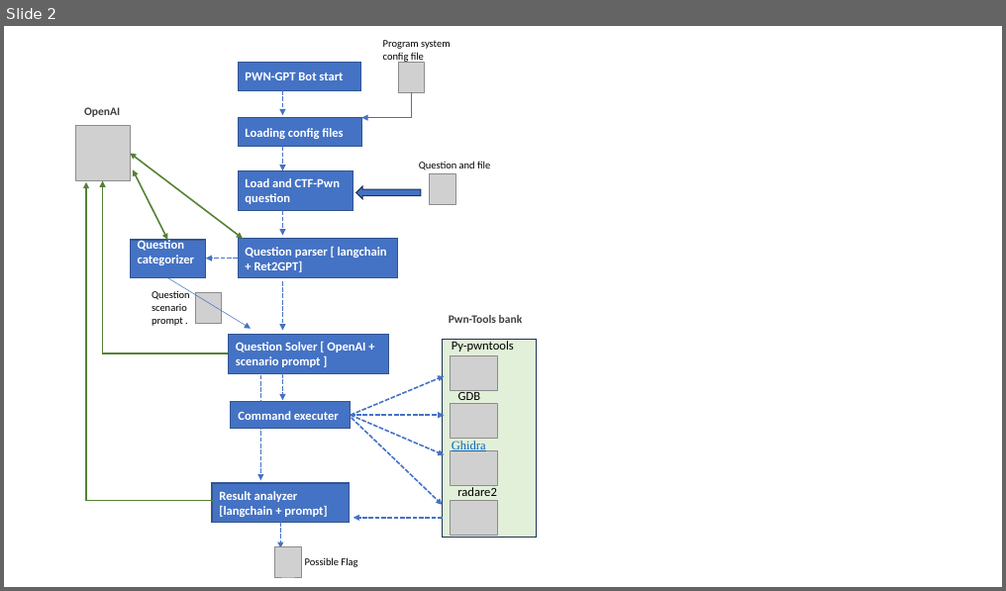
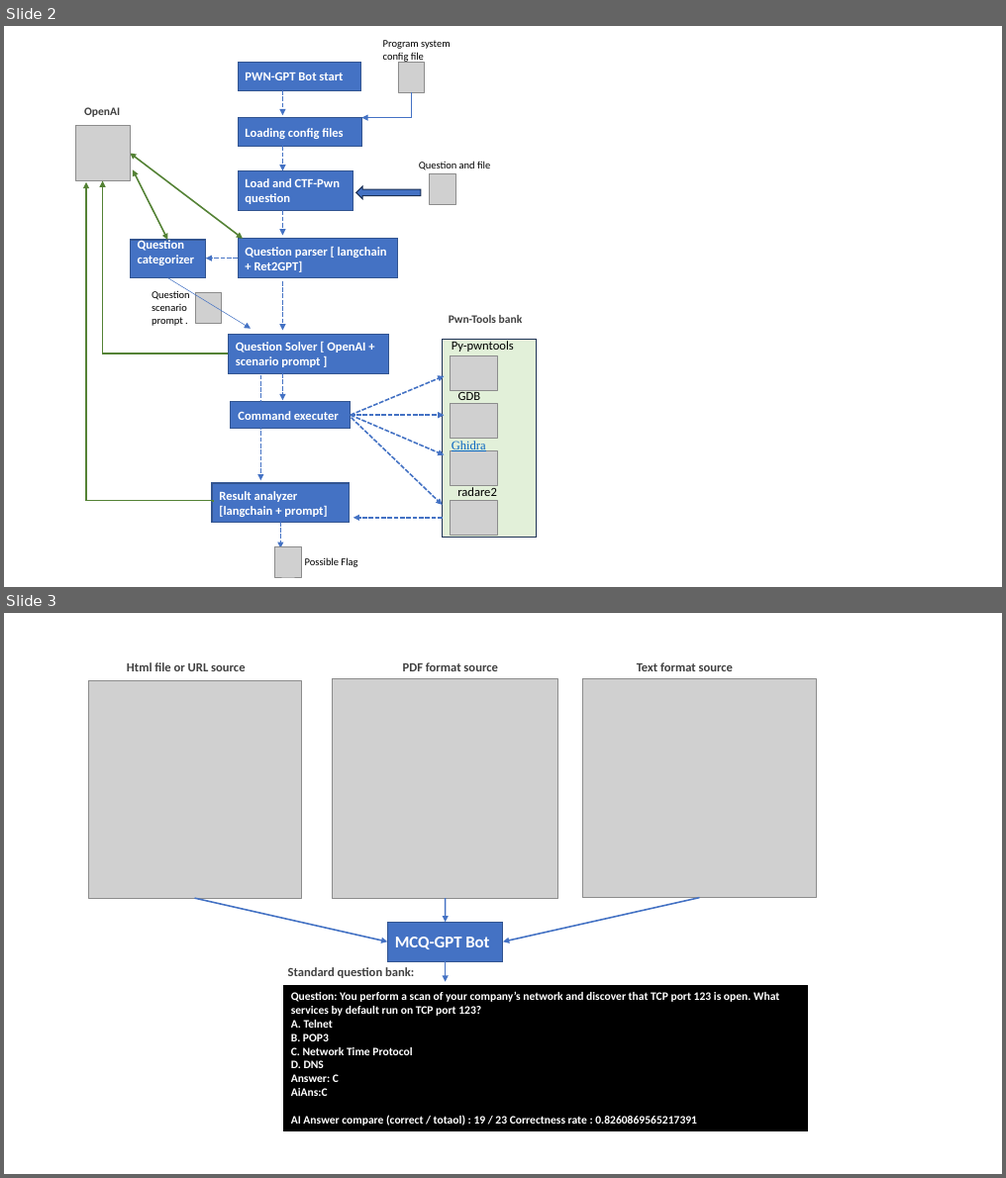
Before and after one commit to LiuYuancheng/MCQ-GPT-Bot, a slide deck: doc/designDoc.pptx. Shown one above the other, each under a label of ours: slide 2 before the commit, slides 2 and 3 after it. The pictures are 1006x591 and 1006x1178 pixels, drawn with LibreOffice and Linux fonts; fonts in the diff are those of the drawing; grey boxes stand for pictures. Boxes give left, top, right and bottom in pixels: in the first picture for what was removed or moved away, otherwise in the second. Text is boxed around its words. In the diff, an @@ line names an element or a change of style, - is before the commit and + after.

```diff
--- a/doc/designDoc.pptx
+++ b/doc/designDoc.pptx
@@ slide 3 added at (x1=4, y1=613, x2=1002, y2=1174), background #FFFFFF @@
@@ text added at (x1=127, y1=663, x2=245, y2=671), 12 pt, text #404040, bold @@
+Html file or URL source
@@ text added at (x1=403, y1=663, x2=497, y2=671), 12 pt, text #404040, bold @@
+PDF format source
@@ text added at (x1=637, y1=663, x2=733, y2=671), 12 pt, text #404040, bold @@
+Text format source
@@ picture added at (x1=88, y1=681, x2=301, y2=898) @@
@@ picture added at (x1=333, y1=679, x2=558, y2=898) @@
@@ picture added at (x1=583, y1=679, x2=816, y2=898) @@
@@ arrow added from (195, 898) to (387, 942), #4472C4 1.5 pt @@
@@ arrow added from (446, 898) to (446, 922), #4472C4 1.5 pt @@
@@ arrow added from (699, 897) to (503, 942), #4472C4 1.5 pt @@
@@ rectangle added at (x1=387, y1=922, x2=503, y2=961), fill #4472C4, outline #325491 1 pt, 16 pt, text #FFFFFF, bold @@
+MCQ-GPT Bot
@@ text added at (x1=288, y1=967, x2=414, y2=978), 12 pt, text #404040, bold @@
+Standard question bank:
@@ arrow added from (446, 961) to (446, 982), #4472C4 1.5 pt @@
@@ rectangle added at (x1=284, y1=986, x2=808, y2=1132), fill #000000, outline #000000 0.75 pt, 11 pt, text #FFFFFF, bold @@
+Question: You perform a scan of your company’s network and discover that TCP port 123 is open. What services by default run on TCP port 123?
+A. Telnet
+B. POP3
+C. Network Time Protocol
+D. DNS
+Answer: C
+AiAns:C
+AI Answer compare (correct / totaol) : 19 / 23 Correctness rate : 0.8260869565217391
```
Also in this commit, not shown: 1 slide changed, 4 other files.
